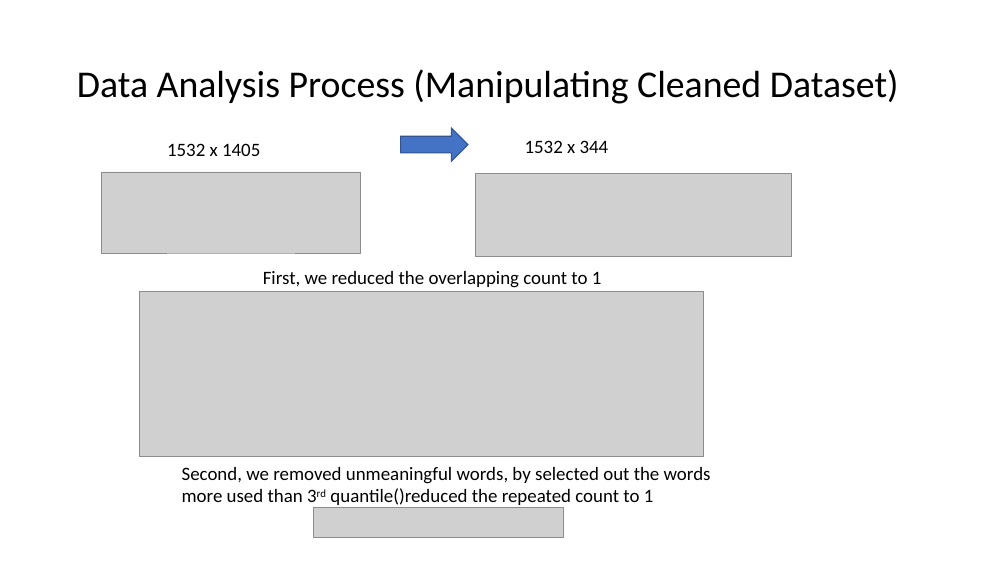
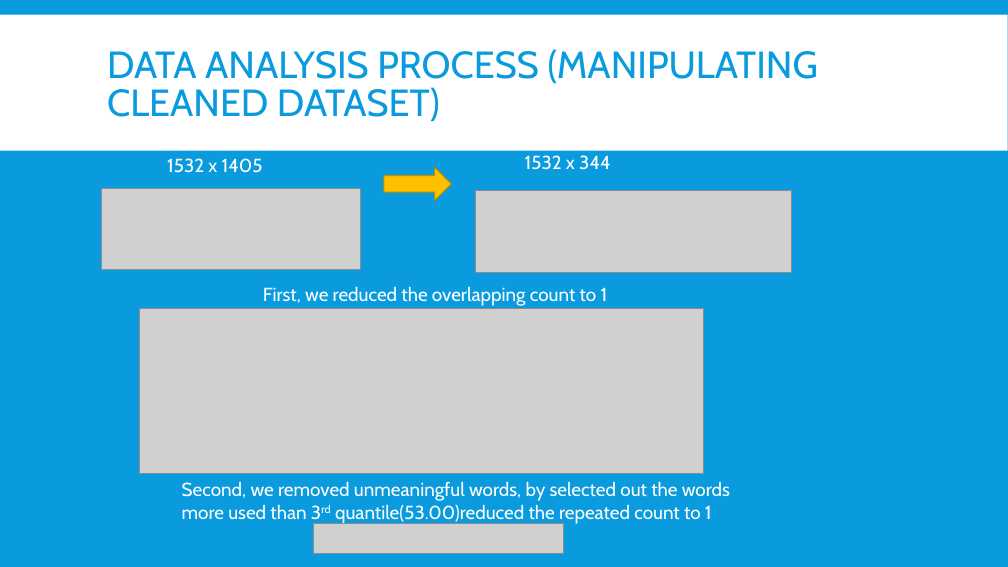
Before and after one commit to cocofreefarm/Module3, a slide deck: slide 6 of Hotels in Madison Area.pptx. Drawn at 1008x567 pixels with LibreOffice and Linux fonts; fonts in the diff are those of the drawing; grey boxes stand for pictures. Boxes give left, top, right and bottom in pixels: in the first picture for what was removed or moved away, otherwise in the second. Text is boxed around its words. In the diff, an @@ line names an element or a change of style, - is before the commit and + after.

```diff
--- a/Hotels in Madison Area.pptx
+++ b/Hotels in Madison Area.pptx
@@ background #FFFFFF to #099BDD @@
@@ rectangle added at (x1=0, y1=14, x2=1008, y2=150), fill #FFFFFF @@
@@ title at (x1=107, y1=49, x2=818, y2=121): text changed; font Calibri to Cabin; text colour #000000 to #099BDD @@
-Data Analysis Process (Manipulating Cleaned Dataset)
+DATA ANALYSIS PROCESS (MANIPULATING CLEANED DATASET)
@@ right arrow moved from (x1=401, y1=128, x2=468, y2=161) to (x1=384, y1=167, x2=451, y2=200) @@
@@ right arrow at (x1=384, y1=167, x2=451, y2=200): fill #4472C4 to #FFC000; outline #325491 1 pt to #BD8E00 1 pt @@
@@ 4 pictures, 3 texts moved together from (x1=102, y1=140, x2=792, y2=538) to (x1=102, y1=155, x2=792, y2=554) @@
@@ font Calibri to Cabin, text colour #000000 to #FFFFFF in 3 elements at (x1=167, y1=158, x2=263, y2=173), (x1=525, y1=155, x2=610, y2=170), (x1=263, y1=286, x2=608, y2=306) @@
@@ text at (x1=182, y1=481, x2=730, y2=524): text changed; font Calibri to Cabin; text colour #000000 to #FFFFFF @@
-Second, we removed unmeaningful words, by selected out the words more used than 3rd quantile()reduced the repeated count to 1
+Second, we removed unmeaningful words, by selected out the words more used than 3rd quantile(53.00)reduced the repeated count to 1
```
Also in this commit, not shown: 7 other slides changed, 19 slides added, 1 other file.
